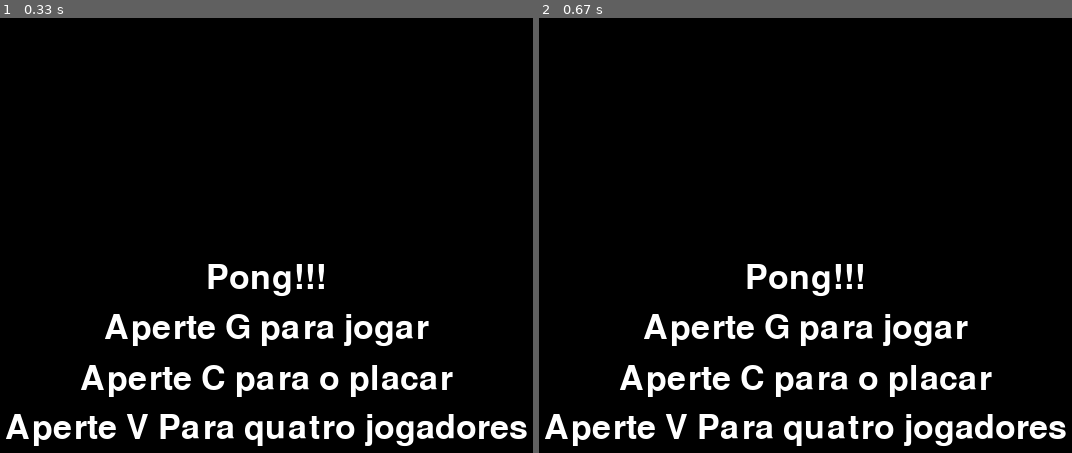
Above: before the commit, frames 1-2 (left to right).
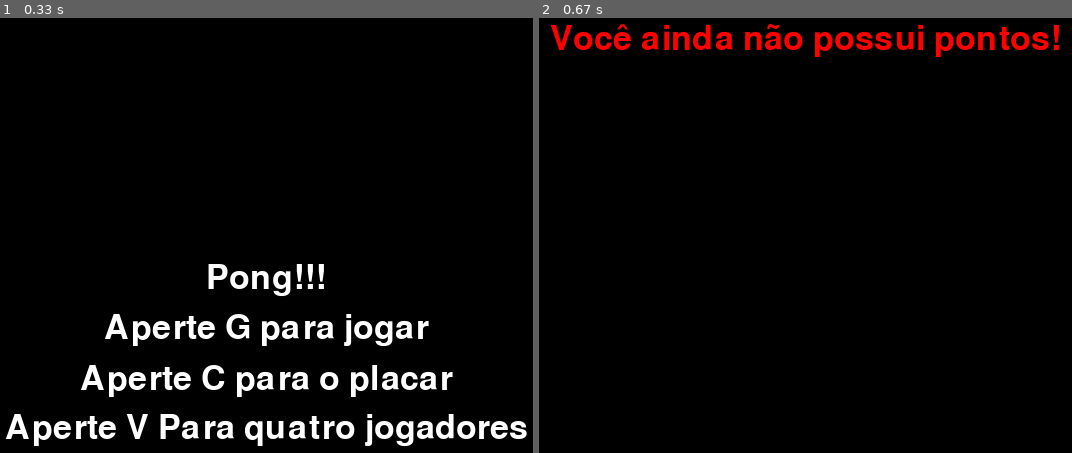
Above: after the commit, the same moments.

Repository: joaquimbc/Insper-Pygame-EP3
Game: pygame game, started from pong.py
The game is run twice, just before and just after one commit, with the same random seed, the same clock (stepped at 60 frames per second) and the same inputs.
Inputs:
- Up to frame 1 (0.33 s): no input
- Up to frame 2 (0.67 s): tap C at 0.33 s

Frame 1 is identical in both runs. In frame 2, 8.7% of the frame differs, in the area x 1-99%, y 1-99%.

Commit message:
Implementa placar

Diff:
--- a/pong.py
+++ b/pong.py
@@ -258,8 +258,8 @@
                     if event.key == pygame.K_g: # Modo principal do jogo
                         game = Game(self.win, self.clock, self.font, 'dois')
                         game.play()
-                    elif event.key == pygame.K_c: # Placar (Não implementado)
-                        pass
+                    elif event.key == pygame.K_c: # Placar
+                        self.placar()
                     elif event.key == pygame.K_v: # Quatro jogadores
                         game = Game(self.win, self.clock, self.font, 'quatro')
                         game.play()
@@ -274,6 +274,90 @@
         for i, txt in enumerate(textos):
             text = self.font.render(txt, True, WHITE)
             self.win.blit(text, (LARGURA // 2 - text.get_width() // 2, ALTURA // 2 - text.get_height() // 2 + i * TAMANHO_FONTE))
+
+    def placar(self):
+
+        # Fontes para o placar
+        score_font = pygame.font.Font(None, 50)
+        text_font = pygame.font.Font(None, 24)
+
+        # Tenta ler as pontuações do arquivo scores.txt
+        pontuacoes = self.carrega_pontos()
+
+        # Se as pontuações não foram lidas, mostre uma mensagem e retorne
+        if not pontuacoes:
+            self.mostra_sem_pontos()
+            return
+
+        # Mostra o placar
+        self.mostra_pontos(pontuacoes, score_font, text_font)
+
+
+    def carrega_pontos(self):
+        pontuacoes = []
+        try:
+            with open('scores.txt', 'r') as file:
+                for line in file:
+                    player, pontos = line.strip().split(': ')
+                    pontuacoes.append((player, int(pontos)))
+            pontuacoes.sort(key=lambda x: x[1], reverse=True)
+        except:
+            pontuacoes = None
+        return pontuacoes
+
+
+    def mostra_sem_pontos(self):
+        while True:
+            if self.quit():
+                return
+
+            self.win.fill((0,0,0))
+            texto_titulo = self.font.render("Você ainda não possui pontos!", True, RED)
+            titulo_rect = texto_titulo.get_rect(center=(LARGURA// 2, 60))
+            self.win.blit(texto_titulo, titulo_rect)
+            pygame.display.flip()
+
+
+    def quit(self):
+        for event in pygame.event.get():
+            if event.type == pygame.QUIT:
+                pygame.quit()
+                sys.exit()
+            elif event.type == pygame.KEYDOWN:
+                if event.key == pygame.K_c:
+                    return True
+        return False
+
+
+    def mostra_pontos(self, pontuacoes, score_font, text_font):
+        while True:
+            if self.quit():
+                return
+
+            self.win.fill((0,0,0))
+
+            # Renderiza o título do placar
+            texto_titulo = self.font.render("Placar", True, RED)
+            titulo_rect = texto_titulo.get_rect(center=(LARGURA// 2, 60))
+            self.win.blit(texto_titulo, titulo_rect)
+
+            # Mostra a pontuação
+            self.renderiza_pontos(pontuacoes, score_font)
+
+            text = text_font.render("Pressione C para voltar ao menu principal", True, WHITE)
+            text_rect = text.get_rect(center=(LARGURA // 2, ALTURA - 30))
+            self.win.blit(text, text_rect)
+
+            pygame.display.flip()
+
+
+    def renderiza_pontos(self, pontuacoes, score_font):
+        y = 120
+        for i, (player, pontos) in enumerate(pontuacoes):
+            texto_jogador = score_font.render(f"{player}: {pontos}", True, WHITE)
+            rect_jogador = texto_jogador.get_rect(center=(LARGURA // 2, y + i * 40))
+            self.win.blit(texto_jogador, rect_jogador)
+
 
 def main():
     pygame.init()
